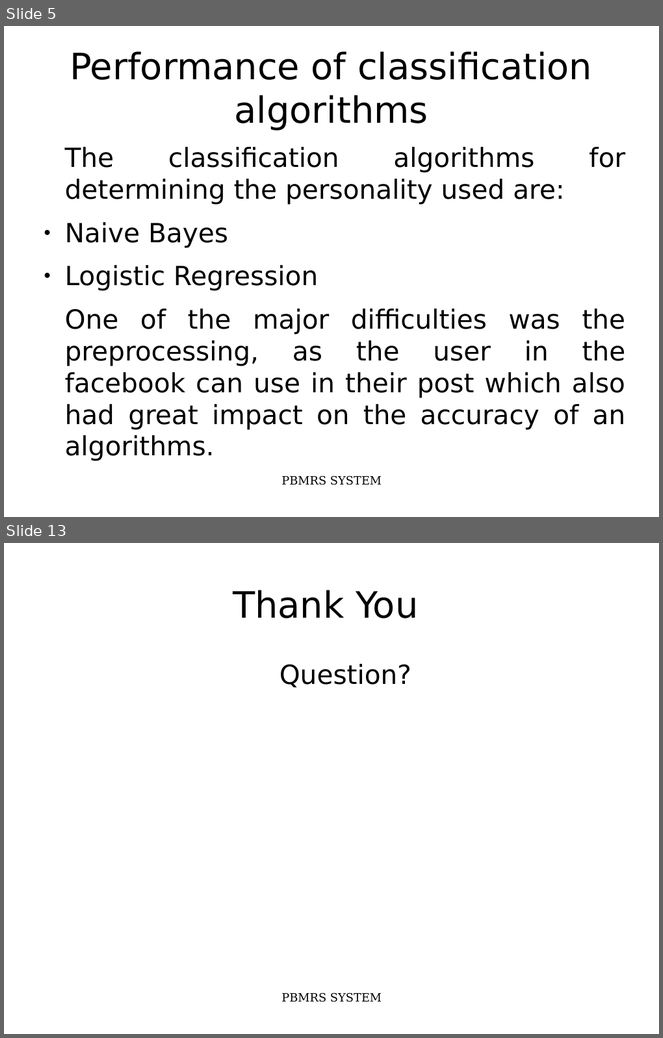
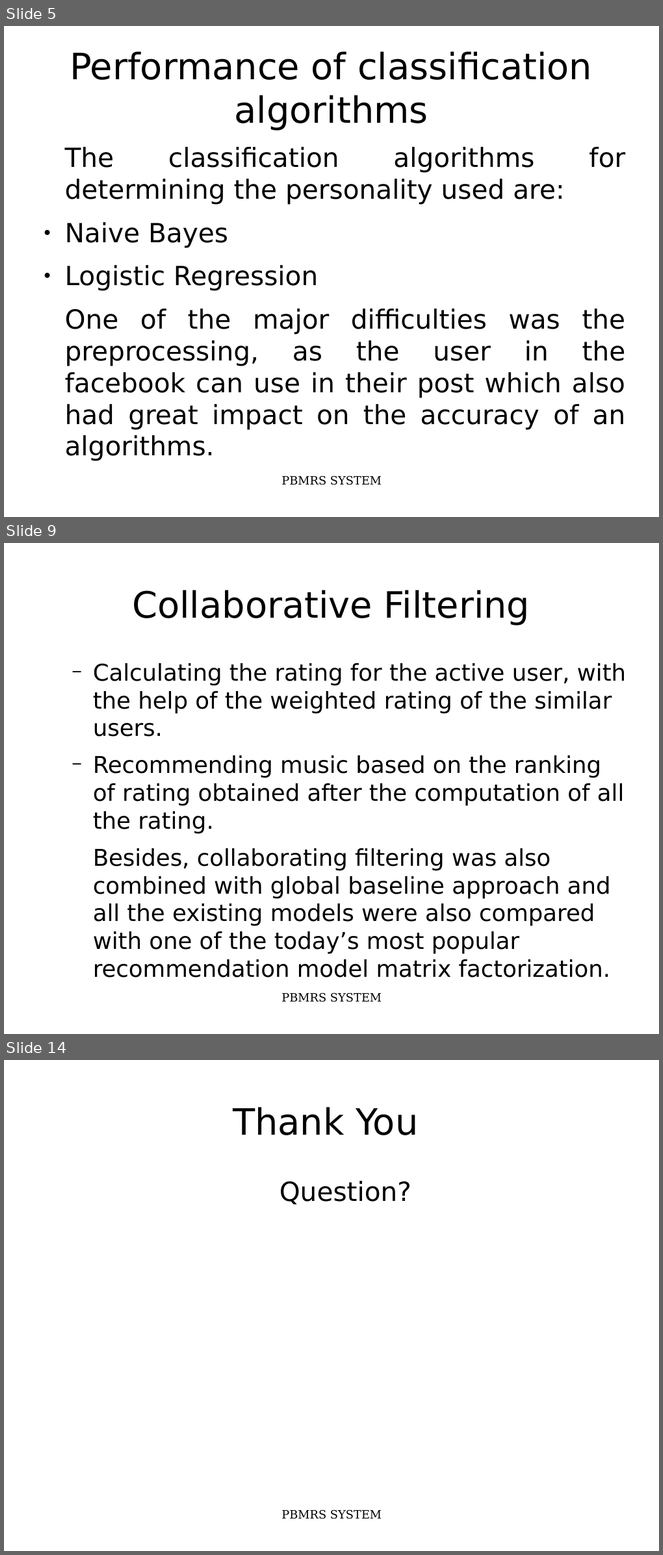
Before and after one commit to nbnbhattarai/ReportCollection, a slide deck: major_project_report/majorProjectSlides.odp. Shown one above the other, each under a label of ours: slides 5 and 13 before the commit, slides 5, 9 and 14 after it; the slides between them are not shown. The pictures are 663x1038 and 663x1555 pixels, drawn with LibreOffice and Linux fonts; fonts in the diff are those of the drawing. Boxes give left, top, right and bottom in pixels: in the first picture for what was removed or moved away, otherwise in the second. Text is boxed around its words. In the diff, an @@ line names an element or a change of style, - is before the commit and + after.

```diff
--- a/major_project_report/majorProjectSlides.odp
+++ b/major_project_report/majorProjectSlides.odp
@@ slide 9 added at (4,543,659,1034), background #FFFFFF @@
@@ title added at (132,590,530,626), 44 pt, text #000000 @@
+Collaborative Filtering
@@ text added at (93,663,626,954), 28 pt, text #000000 @@
+  − Calculating the rating for the active user, with the help of the weighted rating of the similar users.
+  − Recommending music based on the ranking of rating obtained after the computation of all the rating.
+  Besides, collaborating filtering was also combined with global baseline approach and all the existing models were also compared with one of the today’s most popular recommendation model matrix factorization.
@@ text added at (282,993,382,1003), 14 pt, text #000000 @@
+PBMRS SYSTEM
@@ what was slide 13 is now slide 14 @@
```
Also in this commit, not shown: 6 slides changed, 1 other slide added, 1 slide removed, 1 other file.
